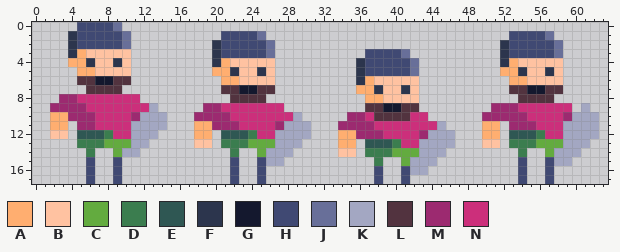
Pixel-art sprite -- Assets/Art/MainCharacter/HarryIdle.png. The picture above was drawn from the file before the commit.
The file is 64x18 pixels.
Palette (. is transparent): A #ffae70  B #ffc2a1  C #63ab3f  D #3b7d4f  E #2f5753  F #2c354d  G #14182e  H #404973  J #686f99  K #a3a7c2  L #52333f  M #9c2a70  N #cc2f7b
Pixels before, first column x 2:
 0 ...HHHHJ.....................................................
 1 ..FHHHHHJ..........HHHHJ...........................HHHHJ.....
 2 ..FHHHHHJ.........FHHHHHJ.........................FHHHHHJ....
 3 ..FABBBBB.........FHHHHHJ..........HHHHJ..........FHHHHHJ....
 4 ..AAFBBFB.........FABBBBB.........FHHHHHJ.........FABBBBB....
 5 ...AABBBB.........AAFBBFB.........FHHHHHJ.........AAFBBFB....
 6 ...LLGGLL..........AABBBB.........FABBBBB..........AABBBB....
 7 ....LLLL...........LLGGLL.........AAFBBFB..........LLGGLL....
 8 .MMNNNNNNN..........LLLL...........AABBBB...........LLLL.....
 9 MMMMNNNNNNNK.....MMNNNNNNN.........LLGGLL........MMMNNNNNN.K.
10 AAMMMNNNNMKKK...MMMMNNNNNNNK.....MMNLLLLNN......MMMMMNNNNMKKK
11 AA.MMNNNNKKKK...AAMMMNNNNMKKK...MMMMNNNNNNNK....AA.MMMNNNKKKK
12 BB.EEEDNNKKK....AA.EEEDNNKKKK...AAMMMNNNNMKKK...AA.EEEDNNKKKK
13 ...DDDCCCKK.....BB.DDDCCCKKK....AA.EEEDNNKKKK...BB.DDDCCCKKK.
14 ....D..CKK..........D..CKKK.....BB.DDDCCCKKK........D..CKKK..
15 ....H..H............H..HKK..........D..CKKK.........H..HKK...
16 ....H..H............H..H............H..HKK..........H..H.....
17 ....H..H............H..H............H..H............H..H.....
The same view after the edit:
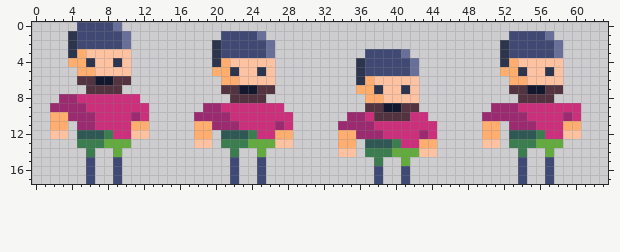
From old to new:
Changed rows in their new state; - is an unchanged pixel.
first column x 10:
 9 ---.----------------------------------------------N.-
10 --N..--------------.------------------------------N..
11 -AA..-------------N..--------------.-------------AA..
12 -BB.-------------AA..-------------N..------------BB..
13 -..--------------BB.-------------AA..------------...-
14 ..--------------...--------------BB.------------...--
15 ----------------..--------------...-------------..---
16 --------------------------------..-------------------
Boxes around the changes in both pictures, in picture pixels (x1, y1, x2, y2):
changed: (122, 103, 167, 157)
changed: (554, 103, 599, 166)
changed: (266, 112, 311, 166)
changed: (410, 121, 455, 175)
